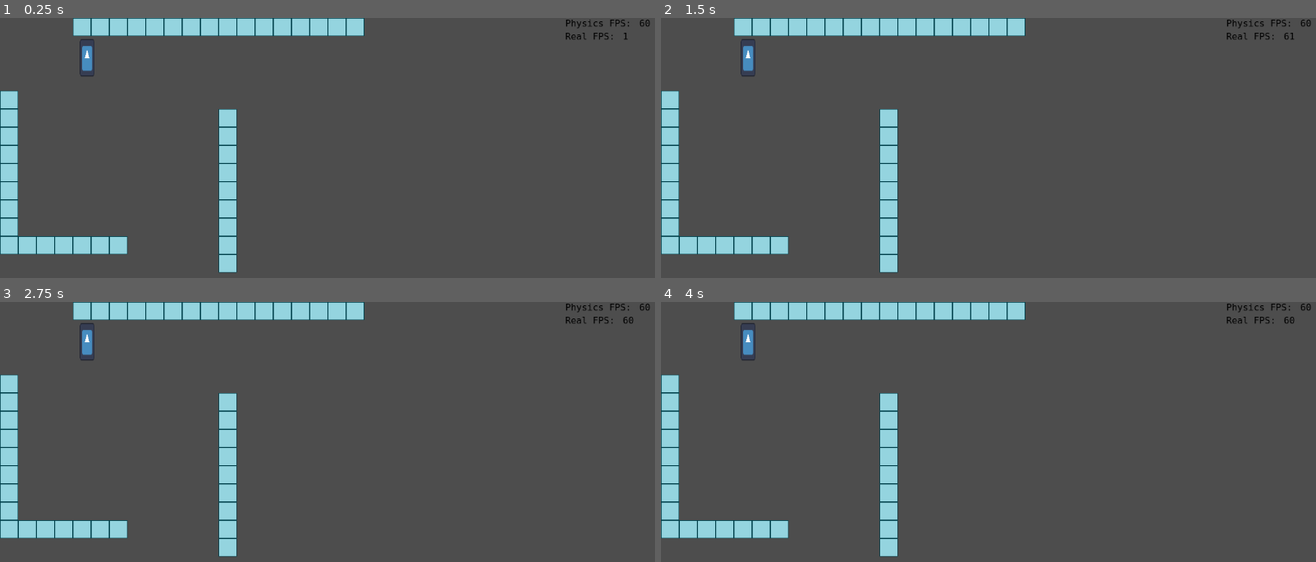
Above: before the commit, frames 1-4 (two rows, left to right).
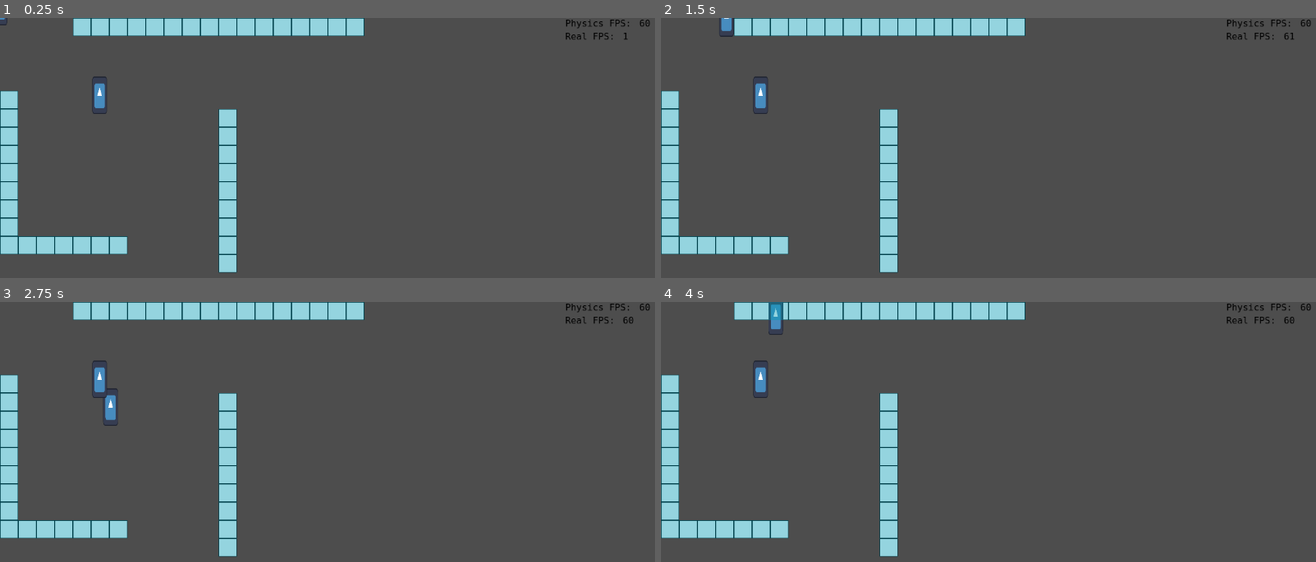
Above: after the commit, the same moments.

Repository: wync-netcode/wync-godot
Game: Godot game, scene res://rooms/lab1/lab1.tscn
Same seed, same stepped clock (60 frames per second), same inputs: the game is played once before the commit and once after it. The engine's default icon, where the game draws it, is replaced by a stand-in: a white triangle on a blue panel in a dark square.
Inputs (mouse positions are in pixels of both pictures, inside the frame that each line leads up to):
- Up to frame 1 (0.25 s): no input
- Up to frame 2 (1.5 s): tap Enter at 0.5 s; move the mouse to (1132, 184) at 0.52 s; hold D (p1_right) 0.53-1.28 s; hold E (p1_interact) 0.53-1.28 s; move the mouse to (857, 220) at 1.27 s; hold S (p1_down) from 1.28 s (still down); click (857, 220) at 1.35 s
- Up to frame 3 (2.75 s): move the mouse to (393, 406) at 2.02 s; release S (p1_down) at 2.03 s; hold D (p1_right) from 2.03 s (still down); hold 1 (p1_weapon1) from 2.03 s (still down)
- Up to frame 4 (4 s): move the mouse to (955, 559) at 2.77 s; release D (p1_right) at 2.78 s; release 1 (p1_weapon1) at 2.78 s; hold W (p1_up) 2.78-3.53 s; tap 2 (p1_weapon2) at 2.85 s; move the mouse to (1185, 541) at 3.52 s; hold A (p1_left) from 3.53 s (still down); hold 3 (p1_weapon3) from 3.53 s (still down)

The runs differ from the first frame. In frame 1, 0.4% of the frame differs, in the area x 0-17%, y 0-37%; in frame 2, 0.5%; in frame 3, 0.6%; in frame 4, 0.6%, in the area x 12-19%, y 0-37%.
Error before the commit: Parse Error: Too few arguments for "update()" call. Expected at least 1 but received 0. (res://rooms/lab0/simple_ecs.gd:7)

Commit message:
feat: loopback network design and pseudo-connection

Diff:
--- a/rooms/lab0/simple_ecs.gd
+++ b/rooms/lab0/simple_ecs.gd
@@ -1,16 +1,21 @@
 extends ECSRoot
+
+@onready var world: World = $World
+@onready var world2: World = $World2
+var counter = 0
 
 func _ready() -> void:
 	super()
 
 	Logger.set_logger_level(Logger.LOG_LEVEL_NONE)
-	ECS.update()
+	ECS.update(world)
+	ECS.update(world2)
 
 	# create player
 	var player_scene: PackedScene = preload("res://src/entities/en_player.tscn")
 	var player = player_scene.instantiate() as Entity
-	ECS.add_entity(player)
-	add_child(player)
+	ECS.add_entity(world, player)
+	world.add_child(player)
 	print(player)
 
 	# give it a weapon
@@ -46,7 +51,19 @@
 
 	var held_weapon = player.get_component("coweaponheld") as CoWeaponHeld
 	held_weapon.weapon_id = w.weapon_id
-	print(inventory)
+
+	# the other player
+
+	inventory = $World2/Entities/EnPlayer2.get_component("coweaponinventory") as CoWeaponInventory
+
+	w = CoWeaponStored.new()
+	w.weapon_id = StaticData.WEAPON.ROCKET
+	w.bullets_total_left = 300
+	w.bullets_magazine_left = 1
+	inventory.inventory.append(w)
+
+	held_weapon = $World2/Entities/EnPlayer2.get_component("coweaponheld") as CoWeaponHeld
+	held_weapon.weapon_id = w.weapon_id
 
 
 func _process(delta):
@@ -54,5 +71,10 @@
 	pass
 
 func _physics_process(delta: float) -> void:
-	ECS.update()
+	counter += 1
+	ECS.update(world)
+	#ECS.update(world2)
+	if counter % 3 == 0:
+		#ECS.update(world2)
+		pass
 	pass
--- a/rooms/lab1/lab1.tscn
+++ b/rooms/lab1/lab1.tscn
@@ -1,7 +1,8 @@
-[gd_scene load_steps=16 format=3 uid="uid://cw8uqs2q746kt"]
+[gd_scene load_steps=23 format=3 uid="uid://cw8uqs2q746kt"]
 
 [ext_resource type="Script" path="res://rooms/lab0/simple_ecs.gd" id="1_k1as7"]
 [ext_resource type="Script" path="res://data/StaticData.gd" id="2_c1wwm"]
+[ext_resource type="Script" path="res://addons/gs_ecs/world.gd" id="2_kibt1"]
 [ext_resource type="PackedScene" uid="uid://4o33ca5n1fw6" path="res://src/entities/en_player.tscn" id="2_uqay5"]
 [ext_resource type="Script" path="res://rooms/lab1/entity_singletons.gd" id="3_41epn"]
 [ext_resource type="Script" path="res://src/systems/sy_velocity.gd" id="3_jc6jn"]
@@ -9,12 +10,18 @@
 [ext_resource type="PackedScene" uid="uid://hmishy6acfrk" path="res://src/entities/en_raycast_singleton.tscn" id="4_ygxyn"]
 [ext_resource type="Script" path="res://src/systems/sy_actor_movement.gd" id="5_37rmq"]
 [ext_resource type="PackedScene" uid="uid://br3o7pgduj72n" path="res://rooms/demo0/map_demo_0.tscn" id="5_a5fj4"]
+[ext_resource type="PackedScene" uid="uid://ex31s4wv3adg" path="res://src/entities/en_single_server.tscn" id="7_05ds2"]
 [ext_resource type="Script" path="res://src/systems/sy_shoot_weapon.gd" id="7_in0h3"]
+[ext_resource type="PackedScene" uid="uid://wtwk5yuubmba" path="res://src/entities/en_single_ticks.tscn" id="8_2bamu"]
+[ext_resource type="PackedScene" uid="uid://dwbgr3rmq2o0u" path="res://src/entities/en_client.tscn" id="8_lebon"]
 [ext_resource type="PackedScene" uid="uid://d170xboi2dsfr" path="res://src/ui/info.tscn" id="10_n3ejj"]
 [ext_resource type="Script" path="res://src/systems/sy_reload_weapon.gd" id="11_8yq6p"]
 [ext_resource type="Script" path="res://src/systems/sy_health.gd" id="12_y0sey"]
 [ext_resource type="Script" path="res://src/systems/sy_switch_weapon.gd" id="13_u7q3c"]
 [ext_resource type="Script" path="res://src/systems/sy_projectile_movement.gd" id="14_4neha"]
+[ext_resource type="Script" path="res://src/systems/network/sy_transport_loopback_connection.gd" id="17_k7l5y"]
+[ext_resource type="Script" path="res://src/systems/network/sy_ticks.gd" id="18_tpfcl"]
+[ext_resource type="Script" path="res://src/systems/network/sy_state_extractor.gd" id="20_7h1p4"]
 
 [node name="Lab1" type="Node2D"]
 script = ExtResource("1_k1as7")
@@ -22,42 +29,94 @@
 [node name="StaticData" type="Node" parent="."]
 script = ExtResource("2_c1wwm")
 
-[node name="EntitySingletons" type="Node" parent="."]
+[node name="World" type="Node" parent="."]
+script = ExtResource("2_kibt1")
+
+[node name="EntitySingletons" type="Node" parent="World"]
 script = ExtResource("3_41epn")
 
-[node name="EnRaycastSingleton" parent="EntitySingletons" instance=ExtResource("4_ygxyn")]
+[node name="EnRaycastSingleton" parent="World/EntitySingletons" instance=ExtResource("4_ygxyn")]
 
-[node name="Entities" type="Node" parent="."]
+[node name="Entities" type="Node" parent="World"]
 
-[node name="EnMap" type="Node2D" parent="Entities"]
+[node name="EnMap" type="Node2D" parent="World/Entities"]
 
-[node name="MapDemo0" parent="Entities/EnMap" instance=ExtResource("5_a5fj4")]
+[node name="MapDemo0" parent="World/Entities/EnMap" instance=ExtResource("5_a5fj4")]
 
-[node name="EnPlayer" parent="Entities" instance=ExtResource("2_uqay5")]
-position = Vector2(153, 90)
+[node name="EnSingleServer" parent="World/Entities" instance=ExtResource("7_05ds2")]
+singleton = true
 
-[node name="SyVelocity" type="Node" parent="."]
+[node name="EnSingleTicks" parent="World/Entities" instance=ExtResource("8_2bamu")]
+singleton = true
+
+[node name="EnClient" parent="World/Entities" instance=ExtResource("8_lebon")]
+
+[node name="EnClient2" parent="World/Entities" instance=ExtResource("8_lebon")]
+
+[node name="SyVelocity" type="Node" parent="World"]
 script = ExtResource("3_jc6jn")
 
-[node name="SyPlayerInput" type="Node" parent="."]
+[node name="SyPlayerInput" type="Node" parent="World"]
 script = ExtResource("4_8rvjo")
 
-[node name="SyActorMovement" type="Node" parent="."]
+[node name="SyActorMovement" type="Node" parent="World"]
 script = ExtResource("5_37rmq")
 
-[node name="SyShootWeapon" type="Node" parent="."]
+[node name="SyShootWeapon" type="Node" parent="World"]
 script = ExtResource("7_in0h3")
 
-[node name="SyReloadWeapon" type="Node" parent="."]
+[node name="SyReloadWeapon" type="Node" parent="World"]
 script = ExtResource("11_8yq6p")
 
-[node name="SySwitchWeapon" type="Node" parent="."]
+[node name="SySwitchWeapon" type="Node" parent="World"]
 script = ExtResource("13_u7q3c")
 
-[node name="SyHealth" type="Node" parent="."]
+[node name="SyHealth" type="Node" parent="World"]
 script = ExtResource("12_y0sey")
 
-[node name="SyProjectileMovement" type="Node" parent="."]
+[node name="SyProjectileMovement" type="Node" parent="World"]
+script = ExtResource("14_4neha")
+
+[node name="SystemsNetwork" type="Node" parent="World"]
+
+[node name="SyTicks" type="Node" parent="World/SystemsNetwork"]
+script = ExtResource("18_tpfcl")
+
+[node name="SyTransportLoopbackConnection" type="Node" parent="World/SystemsNetwork"]
+script = ExtResource("17_k7l5y")
+
+[node name="SyStateExtractor" type="Node" parent="World/SystemsNetwork"]
+script = ExtResource("20_7h1p4")
+
+[node name="World2" type="Node" parent="."]
+script = ExtResource("2_kibt1")
+
+[node name="EntitySingletons" type="Node" parent="World2"]
+script = ExtResource("3_41epn")
+
+[node name="EnRaycastSingleton" parent="World2/EntitySingletons" instance=ExtResource("4_ygxyn")]
+
+[node name="Entities" type="Node" parent="World2"]
+
+[node name="EnPlayer2" parent="World2/Entities" instance=ExtResource("2_uqay5")]
+position = Vector2(175, 156)
+
+[node name="SyVelocity" type="Node" parent="World2"]
+script = ExtResource("3_jc6jn")
+
+[node name="SyPlayerInput" type="Node" parent="World2"]
+script = ExtResource("4_8rvjo")
+
+[node name="SyActorMovement" type="Node" parent="World2"]
+script = ExtResource("5_37rmq")
+
+[node name="SyShootWeapon" type="Node" parent="World2"]
+script = ExtResource("7_in0h3")
+
+[node name="SyReloadWeapon" type="Node" parent="World2"]
+script = ExtResource("11_8yq6p")
+
+[node name="SyProjectileMovement" type="Node" parent="World2"]
 script = ExtResource("14_4neha")
 
 [node name="CanvasLayer" type="CanvasLayer" parent="."]
--- /dev/null
+++ b/src/components/network/co_client.gd
@@ -0,0 +1,12 @@
+extends Component
+class_name CoClient
+const label = "coclient"
+
+enum STATE {
+	DISCONNECTED,
+	CONNECTED
+}
+
+var state: STATE = STATE.DISCONNECTED
+var identifier: int = -1
+var server_peer: int = -1 # key to actual peer
--- /dev/null
+++ b/src/components/network/co_io_packets.gd
@@ -0,0 +1,6 @@
+extends Component
+class_name CoIOPackets
+const label = "coiopackets"
+
+var in_packets: Array[NetPacket]
+var out_packets: Array[NetPacket]
--- /dev/null
+++ b/src/components/network/co_loopback_peers.gd
@@ -0,0 +1,5 @@
+extends Component
+class_name CoLoopbackPeers
+const label = "coloopbackpeers"
+
+var peers: Array[LoopbackPeer]
--- /dev/null
+++ b/src/components/network/co_server.gd
@@ -0,0 +1,16 @@
+extends Component
+class_name CoServer
+const label = "coserver"
+
+enum STATE {
+    STOPPED,
+    STARTED
+}
+
+class ServerPeer:
+    var identifier: int
+    var peer_key: int # key to actual peer
+
+var state: STATE = STATE.STARTED
+var peers: Array[ServerPeer]
+var peer_count: int = 0
--- /dev/null
+++ b/src/components/network/co_snapshots.gd
@@ -0,0 +1,6 @@
+extends Component
+class_name CoSnapshots
+const label = "cosnapshots"
+
+# Map[entity_id: int, position_snapshots: Array<4>[PositionSnapshot]]
+var entity_snapshots: Dictionary # Dictionary[int, Array[PositionSnapshot]
--- /dev/null
+++ b/src/components/network/co_ticks.gd
@@ -0,0 +1,5 @@
+extends Component
+class_name CoTicks
+static var label = "coticks"
+
+var ticks: int
--- /dev/null
+++ b/src/components/network/co_transport_loopback.gd
@@ -0,0 +1,11 @@
+extends Component
+class_name CoTransportLoopback
+const label = "cotransportloopback"
+
+var packets: Array[LoopbackPacket] = []  # represent packets flying in the network
+var lag: int = 0  # (ms)
+var jitter: int = 0  # (ms) how many frames a package might be late
+var packet_loss_percentage: int = 0 # [0-100]
+var time_last_pkt_sent: int = 0
+var jitter_unordered_packets: bool = false # Allows jitter to mangle packet order
+var duplicated_packets_percentage: int = 0 # [0-100] Allows duplicated packets
--- /dev/null
+++ b/src/components/network/loopback_packet.gd
@@ -0,0 +1,4 @@
+class_name LoopbackPacket
+
+var deliver_time: int # ms
+var packet: NetPacket
--- /dev/null
+++ b/src/components/network/loopback_peer.gd
@@ -0,0 +1,3 @@
+class_name LoopbackPeer
+
+var peer_packet_buffer: CoIOPackets
--- /dev/null
+++ b/src/components/network/net_packet.gd
@@ -0,0 +1,4 @@
+class_name NetPacket
+
+var to_peer: int # peer key
+var data: NetSnapshot
--- /dev/null
+++ b/src/components/network/net_snapshot.gd
@@ -0,0 +1,13 @@
+class_name NetSnapshot
+
+var tick: int
+var entity_ids: Array[int]
+var positions: Array[Vector2]
+
+
+func duplicate() -> NetSnapshot:
+    var snap = NetSnapshot.new()
+    snap.tick = tick
+    snap.entity_ids = entity_ids.duplicate(true)
+    snap.positions = positions.duplicate(true)
+    return snap
--- /dev/null
+++ b/src/components/network/position_snapshot.gd
@@ -0,0 +1,4 @@
+class_name PositionSnapshot
+
+var tick: int
+var position: Vector2
--- /dev/null
+++ b/src/entities/en_client.tscn
@@ -0,0 +1,24 @@
+[gd_scene load_steps=6 format=3 uid="uid://dwbgr3rmq2o0u"]
+
+[ext_resource type="Script" path="res://addons/gs_ecs/entity.gd" id="1_i8ogn"]
+[ext_resource type="Script" path="res://src/components/network/co_io_packets.gd" id="1_k7rwu"]
+[ext_resource type="Script" path="res://src/components/network/co_loopback_peers.gd" id="2_2mt47"]
+[ext_resource type="Script" path="res://src/components/network/co_snapshots.gd" id="3_qd06p"]
+[ext_resource type="Script" path="res://src/components/network/co_client.gd" id="4_h2qou"]
+
+[node name="EnClient" type="Node"]
+script = ExtResource("1_i8ogn")
+
+[node name="Components" type="Node" parent="."]
+
+[node name="CoIOPackets" type="Node" parent="Components"]
+script = ExtResource("1_k7rwu")
+
+[node name="CoLoopbackPeers" type="Node" parent="Components"]
+script = ExtResource("2_2mt47")
+
+[node name="CoSnapshots" type="Node" parent="Components"]
+script = ExtResource("3_qd06p")
+
+[node name="CoClient" type="Node" parent="Components"]
+script = ExtResource("4_h2qou")
--- a/src/entities/en_raycast_singleton.tscn
+++ b/src/entities/en_raycast_singleton.tscn
@@ -5,6 +5,7 @@
 
 [node name="EnRaycastSingleton" type="Node2D"]
 script = ExtResource("1_jfgxl")
+singleton = true
 
 [node name="Components" type="Node2D" parent="."]
 
--- /dev/null
+++ b/src/entities/en_single_server.tscn
@@ -0,0 +1,20 @@
+[gd_scene load_steps=5 format=3 uid="uid://ex31s4wv3adg"]
+
+[ext_resource type="Script" path="res://addons/gs_ecs/entity.gd" id="1_wy8te"]
+[ext_resource type="Script" path="res://src/components/network/co_io_packets.gd" id="2_q5kde"]
+[ext_resource type="Script" path="res://src/components/network/co_loopback_peers.gd" id="3_miecs"]
+[ext_resource type="Script" path="res://src/components/network/co_server.gd" id="4_6jnuf"]
+
+[node name="EnSingleServer" type="Node"]
+script = ExtResource("1_wy8te")
+
+[node name="Components" type="Node" parent="."]
+
+[node name="CoIOPackets" type="Node" parent="Components"]
+script = ExtResource("2_q5kde")
+
+[node name="CoLoopbackPeers" type="Node" parent="Components"]
+script = ExtResource("3_miecs")
+
+[node name="CoServer" type="Node" parent="Components"]
+script = ExtResource("4_6jnuf")
--- /dev/null
+++ b/src/entities/en_single_ticks.tscn
@@ -0,0 +1,12 @@
+[gd_scene load_steps=3 format=3 uid="uid://wtwk5yuubmba"]
+
+[ext_resource type="Script" path="res://addons/gs_ecs/entity.gd" id="1_t2m3c"]
+[ext_resource type="Script" path="res://src/components/network/co_ticks.gd" id="2_8vymt"]
+
+[node name="EnSingleTicks" type="Node"]
+script = ExtResource("1_t2m3c")
+
+[node name="Components" type="Node" parent="."]
+
+[node name="CoTicks" type="Node" parent="Components"]
+script = ExtResource("2_8vymt")
--- /dev/null
+++ b/src/systems/network/sy_state_extractor.gd
@@ -0,0 +1,51 @@
+extends System
+class_name SyStateExtractor
+
+func _ready():
+	components = "%s,%s" % [CoActor.label, CoCollider.label]
+	super()
+
+func on_process(entities, _delta: float):
+
+	# get singletons
+
+	var single_ticks = ECS.get_singleton(self, "EnSingleTicks")
+	if not single_ticks:
+		print("E: Couldn't find ticks singleton EnSingleTicks")
+		return
+	var co_ticks = single_ticks.get_component(CoTicks.label) as CoTicks
+
+	var single_server = ECS.get_singleton(self, "EnSingleServer")
+	if not single_server:
+		print("E: Couldn't find server singleton EnSingleServer")
+		return
+	var co_io_packets = single_server.get_component(CoIOPackets.label) as CoIOPackets
+	var co_server = single_server.get_component(CoServer.label) as CoServer
+
+	# extract actors positional data
+
+	var snapshot = NetSnapshot.new()
+	snapshot.entity_ids.resize(entities.size())
+	snapshot.positions.resize(entities.size())
+	snapshot.tick = co_ticks.ticks
+
+	for i in range(entities.size()):
+		var entity = entities[i] as Entity
+		var co_actor = entity.get_component(CoActor.label) as CoActor
+		var node2d = entity as Node2D
+
+		snapshot.entity_ids[i] = co_actor.id
+		snapshot.positions[i] = node2d.position
+
+	# NOTE: Cleaning the buffer, might want not to
+
+	co_io_packets.out_packets.clear()
+
+	# prepare packets to send
+
+	for i in range(co_server.peer_count):
+
+		var pkt = NetPacket.new()
+		pkt.to_peer = i
+		pkt.data = snapshot.duplicate()
+		co_io_packets.out_packets.append(pkt)
--- /dev/null
+++ b/src/systems/network/sy_ticks.gd
@@ -0,0 +1,19 @@
+extends System
+class_name SyTicks
+
+func _ready():
+	components = "%s" % [CoTicks.label]
+	super()
+
+func on_process(entities, _delta: float):
+	for entity: Entity in entities:
+
+		var single_ticks = ECS.get_singleton(entity, "EnSingleTicks")
+		if not single_ticks:
+			print("E: Couldn't find ticks singleton EnSingleTicks")
+			return
+
+		# advance once
+		var co_ticks = single_ticks.get_component(CoTicks.label) as CoTicks
+		co_ticks.ticks += 1
+		return
--- /dev/null
+++ b/src/systems/network/sy_transport_loopback_connection.gd
@@ -0,0 +1,52 @@
+extends System
+class_name SyTransportLoopbackConnection
+
+func _ready():
+	components = "%s,%s" % [CoClient.label, CoLoopbackPeers.label]
+	super()
+
+func on_process_entity(entity: Entity, _delta: float):
+	var co_client = entity.get_component(CoClient.label) as CoClient
+	var co_client_peers = entity.get_component(CoLoopbackPeers.label) as CoLoopbackPeers
+	var co_client_io = entity.get_component(CoIOPackets.label) as CoIOPackets
+
+	# singletons
+
+	var single_server = ECS.get_singleton(entity, "EnSingleServer")
+	if not single_server:
+		print("E: Couldn't find server singleton EnSingleServer")
+		return
+	var co_server = single_server.get_component(CoServer.label) as CoServer
+	var co_server_peers = single_server.get_component(CoLoopbackPeers.label) as CoLoopbackPeers
+	var co_server_io = single_server.get_component(CoIOPackets.label) as CoIOPackets
+
+	# connect client
+
+	if co_client.state == CoClient.STATE.DISCONNECTED:
+
+		# register client on server
+
+		var peer = LoopbackPeer.new()
+		peer.peer_packet_buffer = co_client_io
+		co_server_peers.peers.append(peer)
+
+		var server_peer = CoServer.ServerPeer.new()
+		server_peer.identifier = co_server.peer_count
+		server_peer.peer_key = co_server.peer_count
+
+		co_server.peers.append(server_peer)
+
+		# register server on client
+
+		co_client.state = CoClient.STATE.CONNECTED
+		co_client.identifier = co_server.peer_count
+		co_client.server_peer = 0
+
+		peer = LoopbackPeer.new()
+		peer.peer_packet_buffer = co_server_io
+		co_client_peers.peers.clear()
+		co_client_peers.peers.append(peer)
+
+		co_server.peer_count += 1
+
+		print("Client connected %s:%s " % [entity, entity.name])
--- a/src/systems/sy_actor_movement.gd
+++ b/src/systems/sy_actor_movement.gd
@@ -13,6 +13,7 @@
 	var body = collider as CharacterBody2D
 
 	# apply friction
+	#print(entity.name, input.movement_dir)
 	if input.movement_dir.length() == 0:
 		var friction: float = StaticData.entity.Player.friction * _delta
 		if velocity.velocity.length() < friction:
--- a/src/systems/sy_shoot_weapon.gd
+++ b/src/systems/sy_shoot_weapon.gd
@@ -22,14 +22,14 @@
 
 	var weapon_stored: CoWeaponStored = null
 	for w: CoWeaponStored in inventory.inventory:
-		print("CoWeaponStored ", w)
-		print("w.weapon_id", w.weapon_id)
+		#print("CoWeaponStored ", w)
+		#print("w.weapon_id", w.weapon_id)
 
 		if w.weapon_id == weapon.weapon_id:
 			weapon_stored = w
 			break
 
-	print("weapon_stored", weapon_stored)
+	#sdprint("weapon_stored", weapon_stored)
 	if weapon_stored == null:
 		return
 
@@ -95,8 +95,13 @@
 
 func launch_projectile(weapon_id: int, actor_id: int, owner_body: CoCollider, angle: float):
 	var projectile_ent: Entity = StaticData.en_scn_rocket.instantiate() as Entity
-	ECS.add_entity(projectile_ent)
-	ECSRootManagerSingleton.add_entity_node(projectile_ent)
+
+	# register entity and add it to the scene
+	var world = ECS.find_world_up(owner_body)
+	if world:
+		ECS.add_entity(world, projectile_ent)
+		world.add_entity_node(projectile_ent)
+	#ECSRootManagerSingleton.add_entity_node(projectile_ent)
 
 	# Cast until entity scene typing is implemented in the ECS library
 	# setup projectile entity
--- a/src/utils/ecs_root_manager.gd
+++ b/src/utils/ecs_root_manager.gd
@@ -15,7 +15,7 @@
 func update_root(root: ECSRoot):
 	assert(root as ECSRoot)
 	_current_root = root as ECSRoot
-	_entities_node = root.get_node("Entities")
+	_entities_node = root.get_node("World").get_node("Entities")
 
 
 func add_entity_node(entity: Entity):
Not shown, changed: docs/COMPONENTS.md
Not shown, changed: docs/ENTITIES.md
Not shown, changed: docs/SYSTEMS.md
